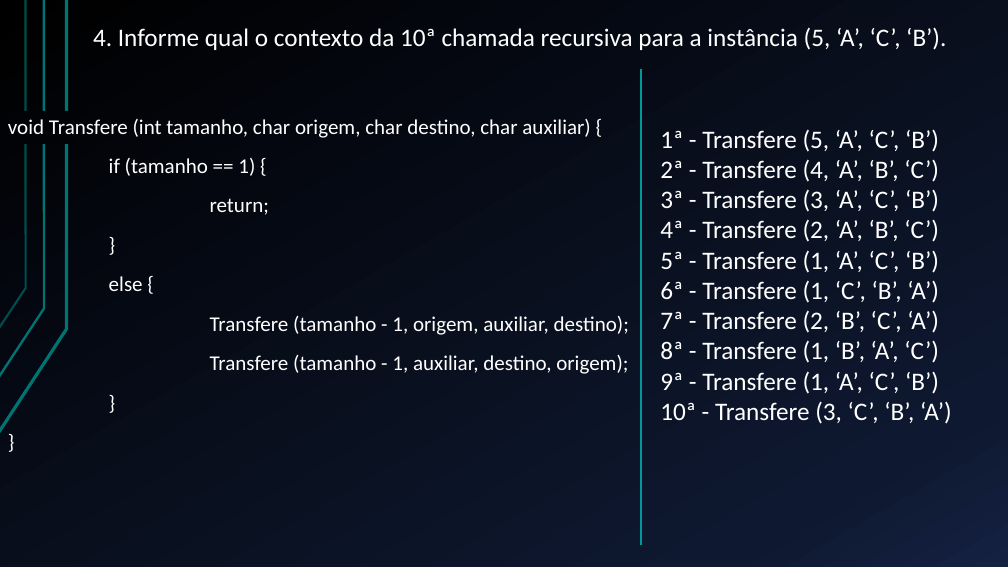
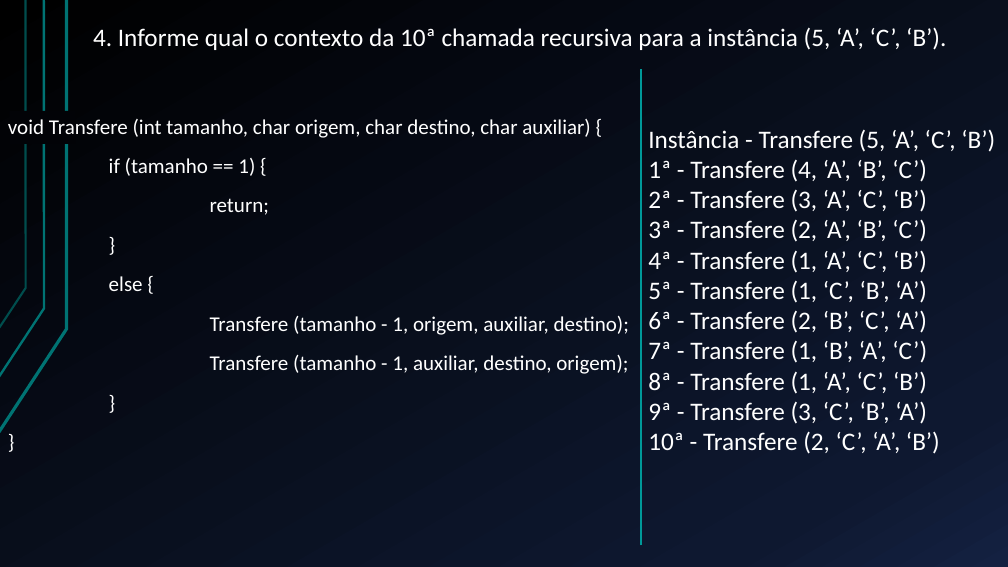
Before and after one commit to EwertonQueiroz/PEAlg-AulaPratica, a slide deck: slide 5 of Exercicio - Resolução.pptx. Drawn at 1008x567 pixels with LibreOffice and Linux fonts; fonts in the diff are those of the drawing. Boxes give left, top, right and bottom in pixels: in the first picture for what was removed or moved away, otherwise in the second. Text is boxed around its words. In the diff, an @@ line names an element or a change of style, - is before the commit and + after.

```diff
--- a/Exercicio - Resolução.pptx
+++ b/Exercicio - Resolução.pptx
@@ text at [648, 129, 995, 454]: text changed @@
-1ª - Transfere (5, ‘A’, ‘C’, ‘B’)
-2ª - Transfere (4, ‘A’, ‘B’, ‘C’)
-3ª - Transfere (3, ‘A’, ‘C’, ‘B’)
-4ª - Transfere (2, ‘A’, ‘B’, ‘C’)
-5ª - Transfere (1, ‘A’, ‘C’, ‘B’)
-6ª - Transfere (1, ‘C’, ‘B’, ‘A’)
-7ª - Transfere (2, ‘B’, ‘C’, ‘A’)
-8ª - Transfere (1, ‘B’, ‘A’, ‘C’)
-9ª - Transfere (1, ‘A’, ‘C’, ‘B’)
-10ª - Transfere (3, ‘C’, ‘B’, ‘A’)
+Instância - Transfere (5, ‘A’, ‘C’, ‘B’)
+1ª - Transfere (4, ‘A’, ‘B’, ‘C’)
+2ª - Transfere (3, ‘A’, ‘C’, ‘B’)
+3ª - Transfere (2, ‘A’, ‘B’, ‘C’)
+4ª - Transfere (1, ‘A’, ‘C’, ‘B’)
+5ª - Transfere (1, ‘C’, ‘B’, ‘A’)
+6ª - Transfere (2, ‘B’, ‘C’, ‘A’)
+7ª - Transfere (1, ‘B’, ‘A’, ‘C’)
+8ª - Transfere (1, ‘A’, ‘C’, ‘B’)
+9ª - Transfere (3, ‘C’, ‘B’, ‘A’)
+10ª - Transfere (2, ‘C’, ‘A’, ‘B’)
```
Also in this commit, not shown: 1 other slide changed, 7 other files.
